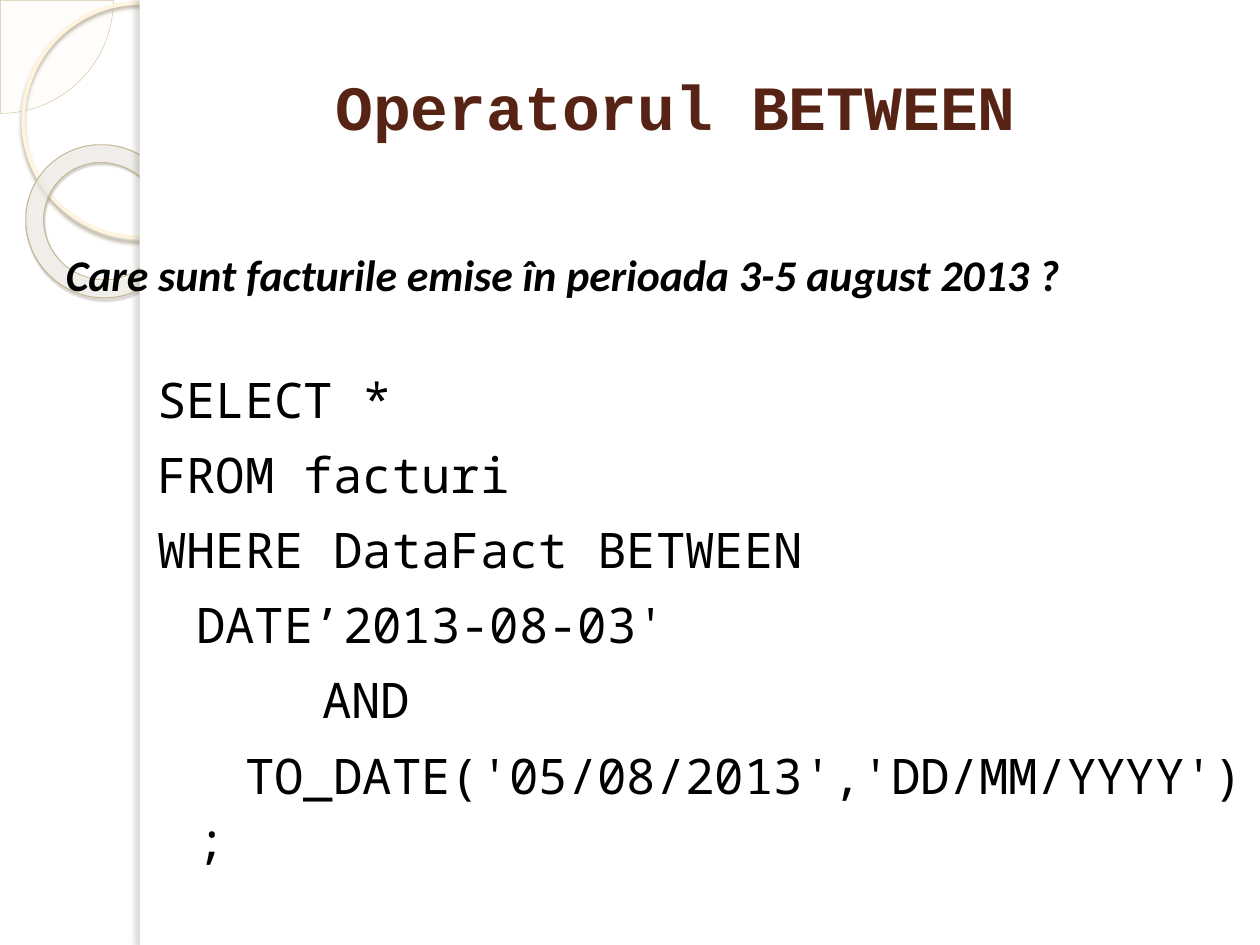
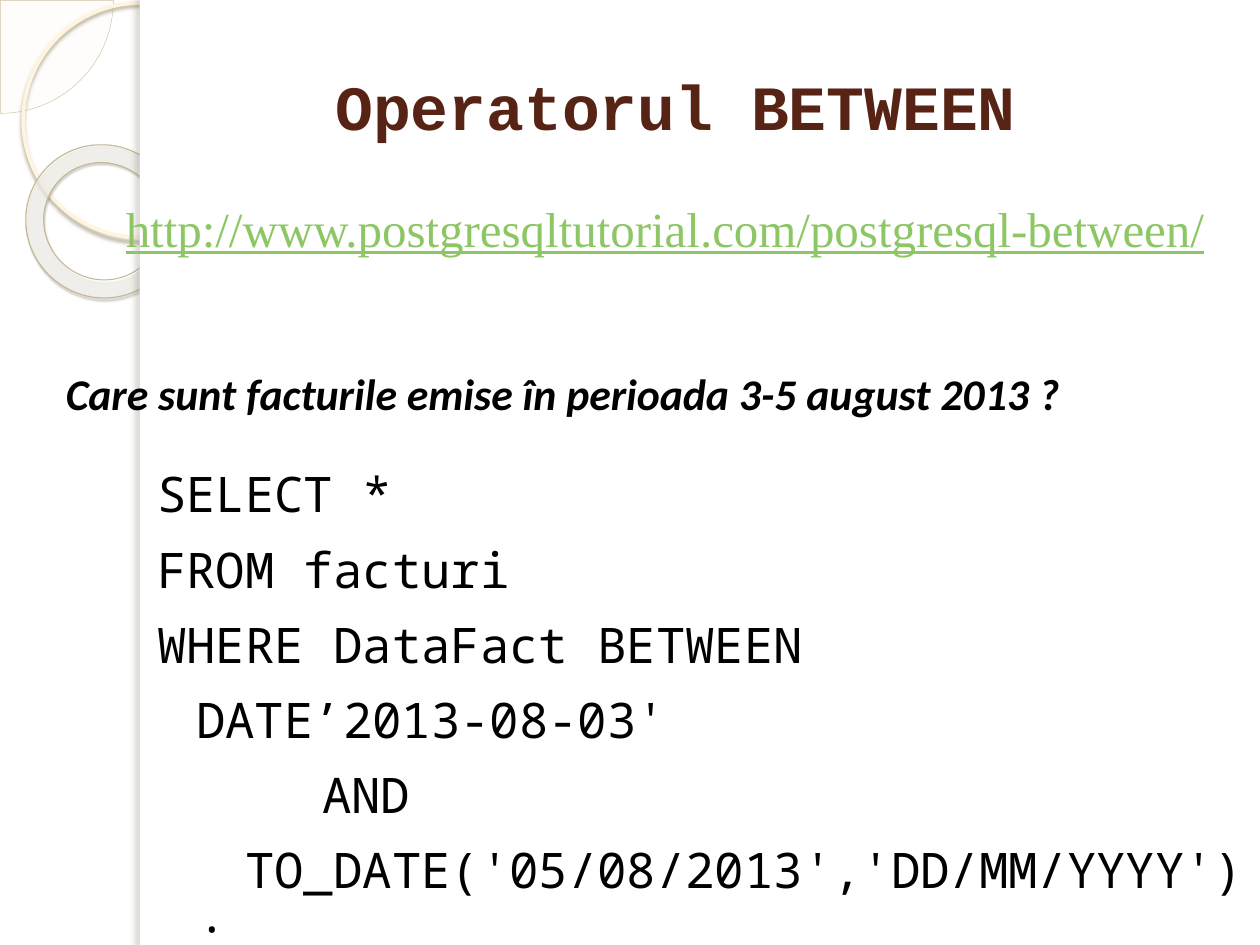
Before and after one commit to marinfotache/Baze-de-date-I, a slide deck: slide 27 of 11-13_SQL_Interogari - elemente de baza/12_SQL3_SELECT_Expresii si predicate.pptx (slide 25 before the commit). Drawn at 1260x945 pixels with LibreOffice and Linux fonts; fonts in the diff are those of the drawing; background and template pictures are left out. Boxes give left, top, right and bottom in pixels: in the first picture for what was removed or moved away, otherwise in the second. Text is boxed around its words. In the diff, an @@ line names an element or a change of style, - is before the commit and + after.

```diff
--- a/11-13_SQL_Interogari - elemente de baza/12_SQL3_SELECT_Expresii si predicate.pptx
+++ b/11-13_SQL_Interogari - elemente de baza/12_SQL3_SELECT_Expresii si predicate.pptx
@@ text added at (126,213,1204,257), 28 pt, text #8DC765, underline @@
+http://www.postgresqltutorial.com/postgresql-between/
@@ text "Care sunt facturile emise în ...": place and size @@
-text "Care sunt facturile emise în ..." at (66,260,1029,299)
+text "Care sunt facturile emise în ..." at (66,379,1029,418)
@@ text "SELECT *": place and size @@
-text "SELECT *" at (157,382,1243,802)
+text "SELECT *" at (157,476,1243,896)
```
Also in this commit, not shown: 14 other slides changed, 2 slides added.
